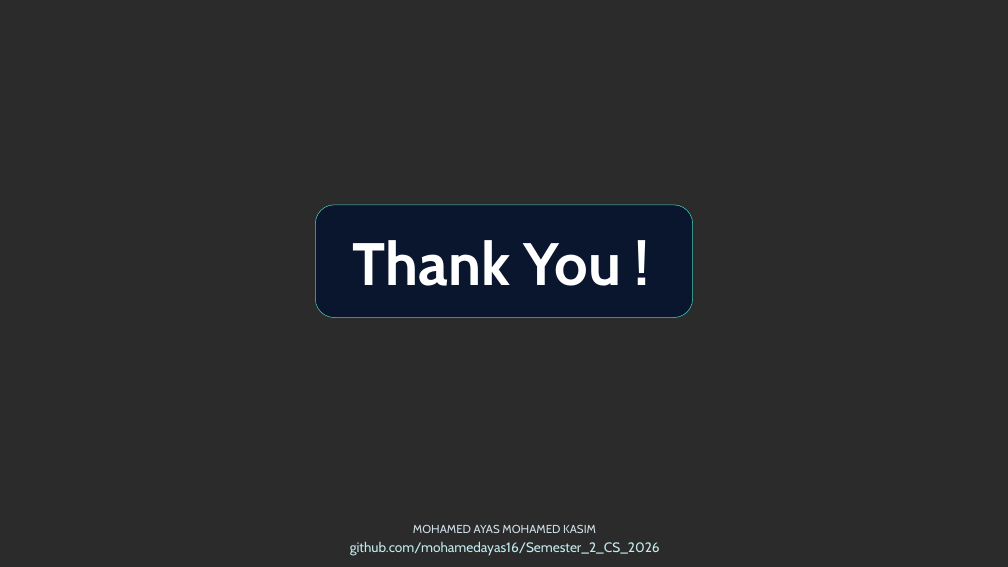
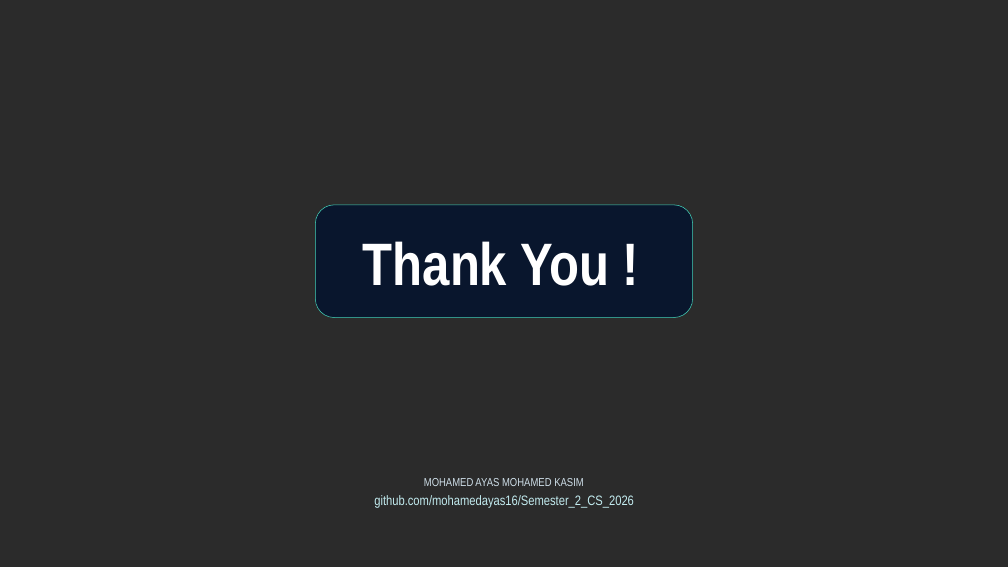
Before and after one commit to mohamedayas16/Semester_2_CS_2026, a slide deck: slide 13 of docs/Geomagnetic_Aurora_PIA_2024_With_Closing_Slides.pptx. Drawn at 1008x567 pixels with LibreOffice and Linux fonts; fonts in the diff are those of the drawing; background and template pictures are left out; a plain dark background stands for a picture behind light text. Boxes give left, top, right and bottom in pixels: in the first picture for what was removed or moved away, otherwise in the second. Text is boxed around its words. In the diff, an @@ line names an element or a change of style, - is before the commit and + after.

Commit message:
Final ppt

```diff
--- a/docs/Geomagnetic_Aurora_PIA_2024_With_Closing_Slides.pptx
+++ b/docs/Geomagnetic_Aurora_PIA_2024_With_Closing_Slides.pptx
@@ text "MOHAMED AYAS MOHAMED KASIM" moved from (x1=413, y1=525, x2=596, y2=533) to (x1=424, y1=478, x2=584, y2=486) @@
@@ font Cabin to Arial Narrow in 3 elements at (x1=363, y1=241, x2=609, y2=286), (x1=424, y1=478, x2=584, y2=486), (x1=374, y1=495, x2=634, y2=508) @@
@@ text "github.com/mohamedayas16/Semester_2_CS_2026" moved from (x1=350, y1=541, x2=660, y2=556) to (x1=374, y1=495, x2=634, y2=508) @@
```
Also in this commit, not shown: 12 other slides changed, 1 other file.
